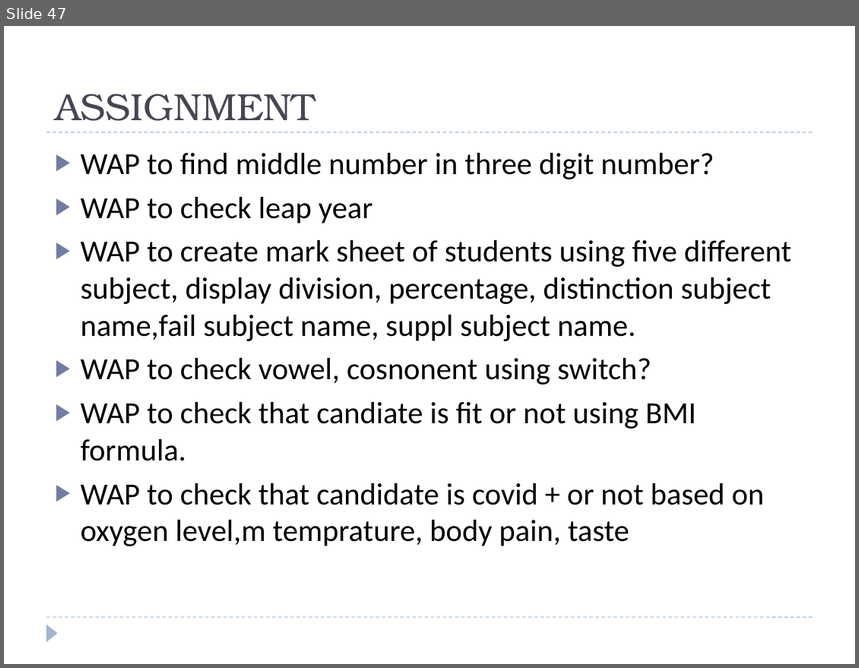
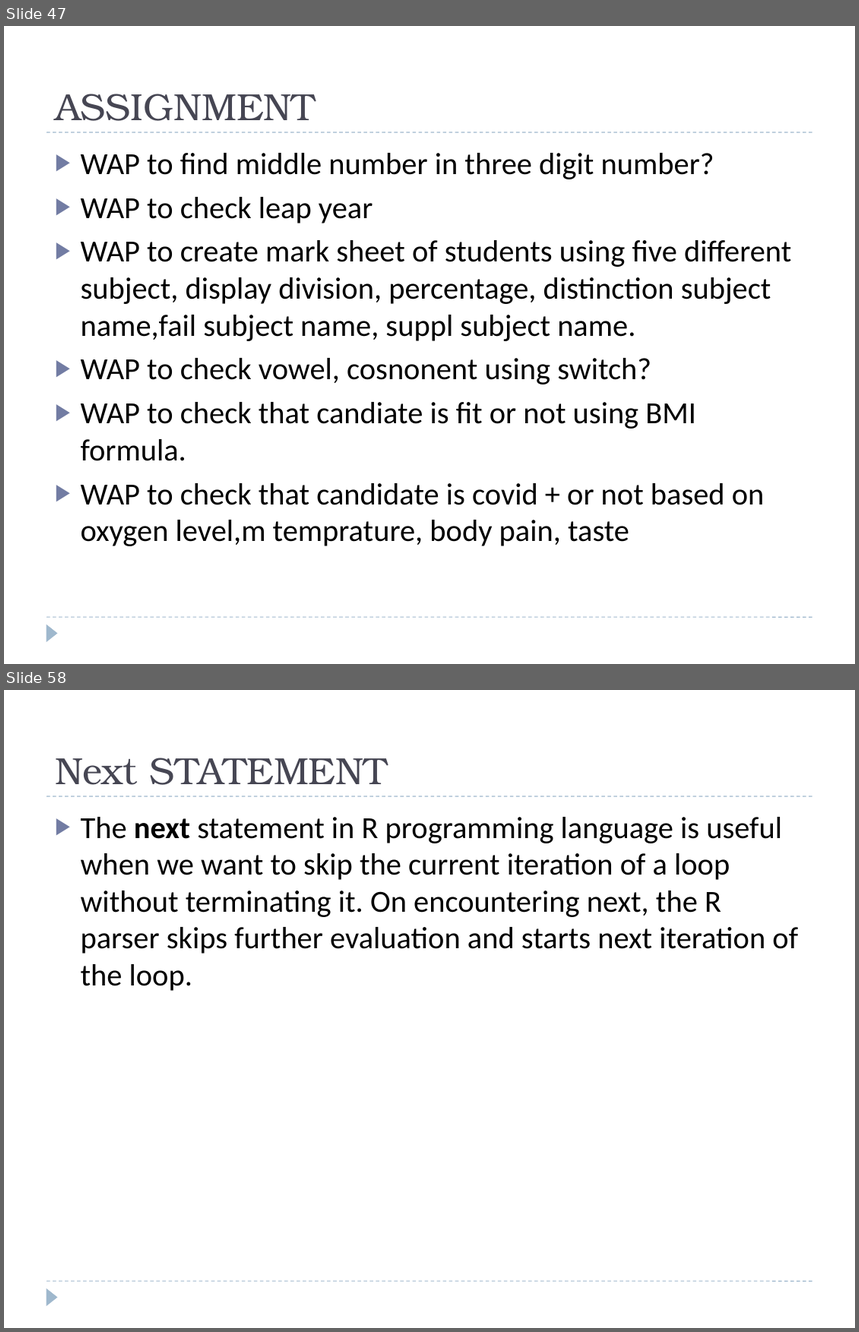
Before and after one commit to shivaconceptsolution/R, a slide deck: R Introduction.pptx. Shown one above the other, each under a label of ours: slide 47 before the commit, slides 47 and 58 after it; the slides between them are not shown. The pictures are 859x668 and 859x1332 pixels, drawn with LibreOffice and Linux fonts; fonts in the diff are those of the drawing. Boxes give left, top, right and bottom in pixels: in the first picture for what was removed or moved away, otherwise in the second. Text is boxed around its words. In the diff, an @@ line names an element or a change of style, - is before the commit and + after.

```diff
--- a/R Introduction.pptx
+++ b/R Introduction.pptx
@@ slide 58 added at (4,690,855,1328), background #FFFFFF; not listed: 3 template elements that a slide beside it also shows @@
@@ title added at (55,758,388,785), 32 pt, text #464653 @@
+Next STATEMENT
@@ text added at (81,817,798,991), 26 pt, text #000000 @@
+▶ The next statement in R programming language is useful when we want to skip the current iteration of a loop without terminating it. On encountering next, the R parser skips further evaluation and starts next iteration of the loop.
```
Also in this commit, not shown: 11 other slides added.
